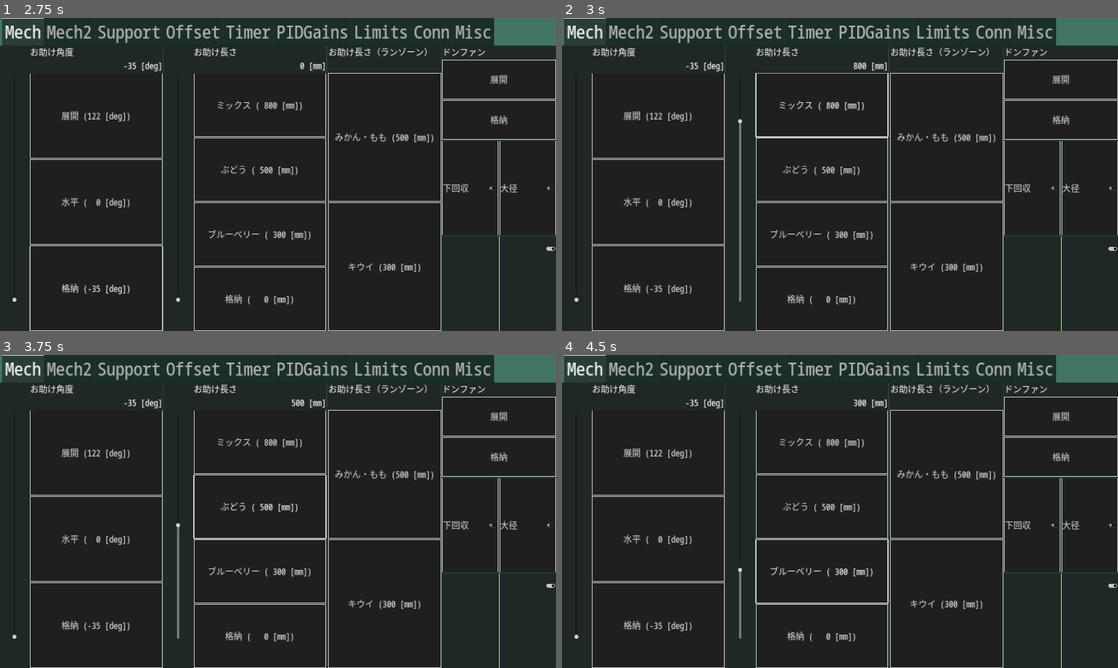
Above: before the commit, frames 1-4 (two rows, left to right).
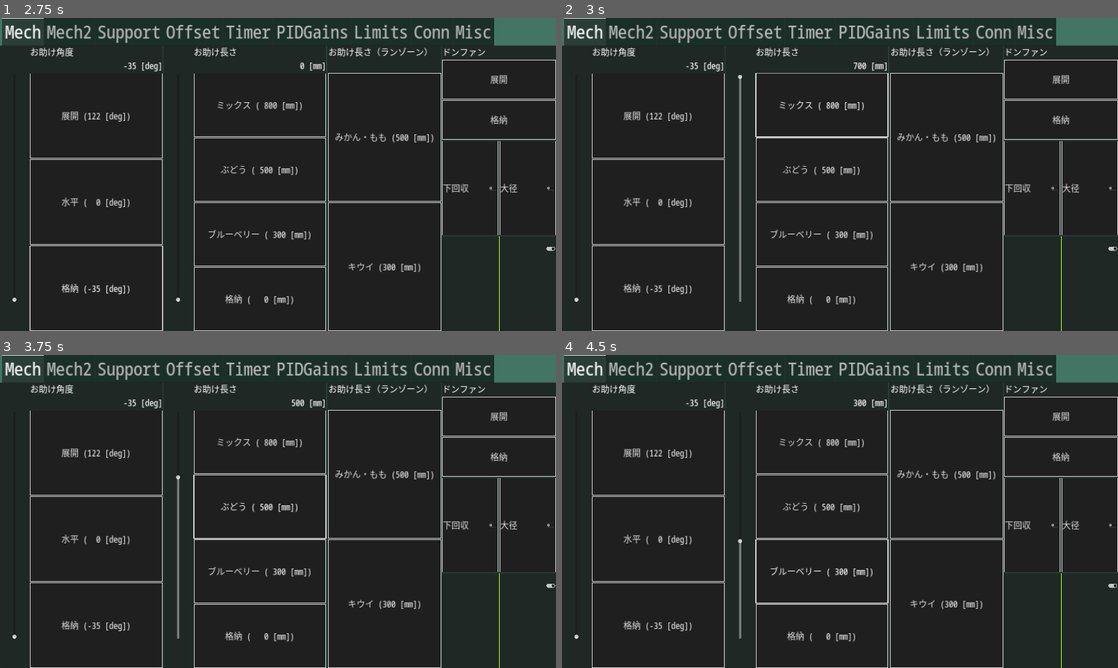
Above: after the commit, the same moments.

Repository: omuct-robotclub/nhk2023-team-a-controller
Game: Godot game, scene res://controls/controller.tscn
The game is run twice, just before and just after one commit, with the same random seed, the same clock (stepped at 60 frames per second) and the same inputs.
Inputs:
- Up to frame 1 (2.75 s): click "展開 (122 [deg])" at 0.5 s; click "水平 ( 0 [deg])" at 1.25 s; click "格納 (-35 [deg])" at 2 s
- Up to frame 2 (3 s): click "ミックス ( 800 [mm])" at 2.75 s
- Up to frame 3 (3.75 s): click "ぶどう ( 500 [mm])" at 3.5 s
- Up to frame 4 (4.5 s): click "ブルーベリー ( 300 [mm])" at 4.25 s

Frame 1 is identical in both runs. In frame 2, less than 0.1% of the frame differs, in the area x 31-54%, y 14-91%; in frame 3, less than 0.1%; in frame 4, less than 0.1%.

Commit message:
Update limits

Diff:
--- a/controls/controller.tscn
+++ b/controls/controller.tscn
@@ -57,10 +57,12 @@
 grow_horizontal = 2
 grow_vertical = 2
 theme_override_font_sizes/font_size = 62
+current_tab = 0
 
 [node name="Mech" type="HBoxContainer" parent="MarginContainer/MainController/TabContainer"]
 layout_mode = 2
 size_flags_vertical = 3
+metadata/_tab_index = 0
 
 [node name="ArmAngleController" type="Panel" parent="MarginContainer/MainController/TabContainer/Mech"]
 layout_mode = 2
@@ -103,7 +105,7 @@
 save_name = "arm_length"
 value_format = "%4.0f [mm]"
 button_name_format = "%s (%4.0f [mm])"
-max_value = 1000.0
+max_value = 700.0
 preset_names = Array[String](["ミックス", "ぶどう", "ブルーベリー", "格納"])
 preset_values = Array[float]([800.0, 500.0, 300.0, 0.0])
 
@@ -132,6 +134,7 @@
 
 [node name="Slider" parent="MarginContainer/MainController/TabContainer/Mech/ArmLengthControllerRunZone/Slider/MarginContainer" index="0"]
 visible = false
+max_value = 700.0
 
 [node name="VBoxContainer" type="VBoxContainer" parent="MarginContainer/MainController/TabContainer/Mech"]
 layout_mode = 2
@@ -229,6 +232,7 @@
 visible = false
 layout_mode = 2
 script = ExtResource("12_ck5th")
+metadata/_tab_index = 1
 
 [node name="HBoxContainer" type="HBoxContainer" parent="MarginContainer/MainController/TabContainer/Mech2"]
 layout_mode = 1
@@ -358,6 +362,7 @@
 visible = false
 layout_mode = 2
 script = ExtResource("4_yedj2")
+metadata/_tab_index = 2
 
 [node name="HBoxContainer" type="HBoxContainer" parent="MarginContainer/MainController/TabContainer/Support"]
 layout_mode = 1
@@ -384,7 +389,7 @@
 display_name = "ロジャー"
 save_name = "expander"
 button_name_format = "%s (%0.0f [mm])"
-max_value = 900.0
+max_value = 650.0
 preset_names = Array[String](["もも", "みかん", "キウイ", "格納"])
 preset_values = Array[float]([900.0, 700.0, 500.0, 0.0])
 
@@ -506,6 +511,7 @@
 layout_mode = 2
 size_flags_horizontal = 3
 size_flags_vertical = 3
+metadata/_tab_index = 3
 
 [node name="SteerController" parent="MarginContainer/MainController/TabContainer/Offset" instance=ExtResource("14_ljk4t")]
 layout_mode = 1
@@ -514,6 +520,7 @@
 visible = false
 layout_mode = 2
 script = ExtResource("4_taf0e")
+metadata/_tab_index = 4
 
 [node name="VBoxContainer" type="VBoxContainer" parent="MarginContainer/MainController/TabContainer/Timer"]
 layout_mode = 1
@@ -554,9 +561,12 @@
 [node name="PIDGains" type="TabContainer" parent="MarginContainer/MainController/TabContainer"]
 visible = false
 layout_mode = 2
+current_tab = 0
+metadata/_tab_index = 5
 
 [node name="WallTracer" type="Panel" parent="MarginContainer/MainController/TabContainer/PIDGains"]
 layout_mode = 2
+metadata/_tab_index = 0
 
 [node name="WallTracerGainController" parent="MarginContainer/MainController/TabContainer/PIDGains/WallTracer" instance=ExtResource("6_waxgt")]
 layout_mode = 1
@@ -578,6 +588,7 @@
 visible = false
 layout_mode = 2
 size_flags_horizontal = 3
+metadata/_tab_index = 1
 
 [node name="SteerGainController" parent="MarginContainer/MainController/TabContainer/PIDGains/Steer" instance=ExtResource("6_waxgt")]
 layout_mode = 1
@@ -595,6 +606,7 @@
 [node name="Drive" type="Panel" parent="MarginContainer/MainController/TabContainer/PIDGains"]
 visible = false
 layout_mode = 2
+metadata/_tab_index = 2
 
 [node name="DriveGainController" parent="MarginContainer/MainController/TabContainer/PIDGains/Drive" instance=ExtResource("6_waxgt")]
 layout_mode = 1
@@ -606,6 +618,7 @@
 [node name="ArmAngle" type="Panel" parent="MarginContainer/MainController/TabContainer/PIDGains"]
 visible = false
 layout_mode = 2
+metadata/_tab_index = 3
 
 [node name="ArmAngleGainController" parent="MarginContainer/MainController/TabContainer/PIDGains/ArmAngle" instance=ExtResource("6_waxgt")]
 layout_mode = 1
@@ -623,6 +636,7 @@
 [node name="ArmLength" type="Panel" parent="MarginContainer/MainController/TabContainer/PIDGains"]
 visible = false
 layout_mode = 2
+metadata/_tab_index = 4
 
 [node name="ArmLengthGainController" parent="MarginContainer/MainController/TabContainer/PIDGains/ArmLength" instance=ExtResource("6_waxgt")]
 layout_mode = 1
@@ -643,6 +657,7 @@
 [node name="Expander" type="Panel" parent="MarginContainer/MainController/TabContainer/PIDGains"]
 visible = false
 layout_mode = 2
+metadata/_tab_index = 5
 
 [node name="ExpanderGainController" parent="MarginContainer/MainController/TabContainer/PIDGains/Expander" instance=ExtResource("6_waxgt")]
 layout_mode = 1
@@ -661,6 +676,7 @@
 visible = false
 layout_mode = 2
 script = ExtResource("4_lqmxo")
+metadata/_tab_index = 6
 
 [node name="MarginContainer" type="MarginContainer" parent="MarginContainer/MainController/TabContainer/Limits"]
 layout_mode = 1
@@ -700,6 +716,7 @@
 [node name="Conn" type="Panel" parent="MarginContainer/MainController/TabContainer"]
 visible = false
 layout_mode = 2
+metadata/_tab_index = 7
 
 [node name="ConnectionIndicator" parent="MarginContainer/MainController/TabContainer/Conn" instance=ExtResource("5_2ccwf")]
 layout_mode = 1
@@ -707,6 +724,7 @@
 [node name="Misc" type="Panel" parent="MarginContainer/MainController/TabContainer"]
 visible = false
 layout_mode = 2
+metadata/_tab_index = 8
 
 [node name="VBoxContainer" type="VBoxContainer" parent="MarginContainer/MainController/TabContainer/Misc"]
 layout_mode = 1
--- a/project.godot
+++ b/project.godot
@@ -12,7 +12,7 @@
 
 config/name="robocon"
 run/main_scene="res://controls/controller.tscn"
-config/features=PackedStringArray("4.2", "Forward Plus")
+config/features=PackedStringArray("4.3", "Forward Plus")
 config/icon="res://karasu.png"
 
 [autoload]
@@ -38,57 +38,57 @@
 
 ui_select={
 "deadzone": 0.5,
-"events": [Object(InputEventKey,"resource_local_to_scene":fa …(170 unchanged characters)… _keycode":0,"key_label":0,"unicode":32,"echo":false,"script":null)
+"events": [Object(InputEventKey,"resource_local_to_scene":fa …(170 unchanged characters)… _keycode":0,"key_label":0,"unicode":32,"location":0,"echo":false,"script":null)
 ]
 }
 ui_left={
 "deadzone": 0.5,
-"events": [Object(InputEventKey,"resource_local_to_scene":fa …(174 unchanged characters)… l_keycode":0,"key_label":0,"unicode":0,"echo":false,"script":null)
+"events": [Object(InputEventKey,"resource_local_to_scene":fa …(174 unchanged characters)… l_keycode":0,"key_label":0,"unicode":0,"location":0,"echo":false,"script":null)
 ]
 }
 ui_right={
 "deadzone": 0.5,
-"events": [Object(InputEventKey,"resource_local_to_scene":fa …(174 unchanged characters)… l_keycode":0,"key_label":0,"unicode":0,"echo":false,"script":null)
+"events": [Object(InputEventKey,"resource_local_to_scene":fa …(174 unchanged characters)… l_keycode":0,"key_label":0,"unicode":0,"location":0,"echo":false,"script":null)
 ]
 }
 ui_up={
 "deadzone": 0.5,
-"events": [Object(InputEventKey,"resource_local_to_scene":fa …(174 unchanged characters)… l_keycode":0,"key_label":0,"unicode":0,"echo":false,"script":null)
+"events": [Object(InputEventKey,"resource_local_to_scene":fa …(174 unchanged characters)… l_keycode":0,"key_label":0,"unicode":0,"location":0,"echo":false,"script":null)
 ]
 }
 ui_down={
 "deadzone": 0.5,
-"events": [Object(InputEventKey,"resource_local_to_scene":fa …(174 unchanged characters)… l_keycode":0,"key_label":0,"unicode":0,"echo":false,"script":null)
+"events": [Object(InputEventKey,"resource_local_to_scene":fa …(174 unchanged characters)… l_keycode":0,"key_label":0,"unicode":0,"location":0,"echo":false,"script":null)
 ]
 }
 move_forward={
 "deadzone": 0.0,
-"events": [Object(InputEventKey,"resource_local_to_scene":fa …(172 unchanged characters)… eycode":87,"key_label":0,"unicode":119,"echo":false,"script":null)
+"events": [Object(InputEventKey,"resource_local_to_scene":fa …(172 unchanged characters)… eycode":87,"key_label":0,"unicode":119,"location":0,"echo":false,"script":null)
 ]
 }
 move_backward={
 "deadzone": 0.0,
-"events": [Object(InputEventKey,"resource_local_to_scene":fa …(172 unchanged characters)… eycode":83,"key_label":0,"unicode":115,"echo":false,"script":null)
+"events": [Object(InputEventKey,"resource_local_to_scene":fa …(172 unchanged characters)… eycode":83,"key_label":0,"unicode":115,"location":0,"echo":false,"script":null)
 ]
 }
 move_left={
 "deadzone": 0.0,
-"events": [Object(InputEventKey,"resource_local_to_scene":fa …(171 unchanged characters)… keycode":65,"key_label":0,"unicode":97,"echo":false,"script":null)
+"events": [Object(InputEventKey,"resource_local_to_scene":fa …(171 unchanged characters)… keycode":65,"key_label":0,"unicode":97,"location":0,"echo":false,"script":null)
 ]
 }
 move_right={
 "deadzone": 0.0,
-"events": [Object(InputEventKey,"resource_local_to_scene":fa …(172 unchanged characters)… eycode":68,"key_label":0,"unicode":100,"echo":false,"script":null)
+"events": [Object(InputEventKey,"resource_local_to_scene":fa …(172 unchanged characters)… eycode":68,"key_label":0,"unicode":100,"location":0,"echo":false,"script":null)
 ]
 }
 turn_left={
 "deadzone": 0.0,
-"events": [Object(InputEventKey,"resource_local_to_scene":fa …(172 unchanged characters)… eycode":81,"key_label":0,"unicode":113,"echo":false,"script":null)
+"events": [Object(InputEventKey,"resource_local_to_scene":fa …(172 unchanged characters)… eycode":81,"key_label":0,"unicode":113,"location":0,"echo":false,"script":null)
 ]
 }
 turn_right={
 "deadzone": 0.0,
-"events": [Object(InputEventKey,"resource_local_to_scene":fa …(172 unchanged characters)… eycode":69,"key_label":0,"unicode":101,"echo":false,"script":null)
+"events": [Object(InputEventKey,"resource_local_to_scene":fa …(172 unchanged characters)… eycode":69,"key_label":0,"unicode":101,"location":0,"echo":false,"script":null)
 ]
 }
 
--- a/scripts/arm_length_controller.gd
+++ b/scripts/arm_length_controller.gd
@@ -3,11 +3,11 @@
 @onready var slider: SliderWithPresetButtons = $Slider
 
 func _ready() -> void:
-    slider.submitted.connect(
-        func():
-            RobotInterface.set_arm_length(slider.slider.value / 1000)
-    )
-    RobotInterface.arm_length_changed.connect(
-        func():
-            slider.slider.value = RobotInterface.arm_length * 1000
-    )
+	slider.submitted.connect(
+		func():
+			RobotInterface.set_arm_length(slider.slider.value / 1000)
+	)
+	RobotInterface.arm_length_changed.connect(
+		func():
+			slider.slider.value = RobotInterface.arm_length * 1000
+	)
--- a/scripts/robot_controller.gd
+++ b/scripts/robot_controller.gd
@@ -104,7 +104,7 @@
 					RobotInterface.arm_length -= 0.25 * dt
 				else:
 					RobotInterface.arm_length += 0.25 * dt
-				RobotInterface.set_arm_length(clampf(RobotInterface.arm_length, 0.0, 1.0))
+				RobotInterface.set_arm_length(clampf(RobotInterface.arm_length, RobotInterface.ARM_LENGTH_MIN, RobotInterface.ARM_LENGTH_MAX))
 
 			if Input.is_joy_button_pressed(device, JOY_BUTTON_B):
 				if reverse:
@@ -199,7 +199,7 @@
 			[JOY_BUTTON_Y, false, true]: arm_length_slider.buttons.get_child(0).normal_pressed.emit()
 			[JOY_BUTTON_B, false, true]: arm_length_slider.buttons.get_child(1).normal_pressed.emit()
 			[JOY_BUTTON_A, false, true]: arm_length_slider.buttons.get_child(2).normal_pressed.emit()
-			[JOY_BUTTON_X, false, true]: RobotInterface.set_arm_length(0.0)
+			[JOY_BUTTON_X, false, true]: RobotInterface.set_arm_length(RobotInterface.ARM_LENGTH_MIN)
 
 			[JOY_BUTTON_RIGHT_STICK, _, _]: RobotInterface.set_enable_wall_tracking(not RobotInterface.enable_wall_tracking)
 			[JOY_BUTTON_MISC1, _, _]: RobotInterface.set_enable_wall_tracking(not RobotInterface.enable_wall_tracking)
--- a/scripts/robot_interface.gd
+++ b/scripts/robot_interface.gd
@@ -15,6 +15,10 @@
 
 const ARM_ANGLE_MIN := deg_to_rad(-35.0)
 const ARM_ANGLE_MAX := deg_to_rad(125.0)
+const ARM_LENGTH_MIN := 0
+const ARM_LENGTH_MAX := 0.7
+const EXPANDER_LENGTH_MIN := 0
+const EXPANDER_LENGTH_MAX := 0.65
 
 var cmd_vel_publisher_enabled := true
 var cmd_vel_frame := "base_footprint"
@@ -191,39 +195,39 @@
 func expand_all() -> void:
 	if _working: return
 	_working = true
-	RobotInterface.set_donfan_cmd(1)
-	await get_tree().create_timer(1.0).timeout
-	RobotInterface.set_expander_length(0.9)
-	RobotInterface.set_arm_angle(deg_to_rad(34))
+	set_donfan_cmd(1)
+	await get_tree().create_timer(1.0).timeout
+	set_expander_length(EXPANDER_LENGTH_MAX)
+	set_arm_angle(deg_to_rad(34))
 	await get_tree().create_timer(1.0).timeout
 	_working = false
 
 func expand_chiku() -> void:
 	if _working: return
 	_working = true
-	RobotInterface.set_donfan_cmd(1)
-	await get_tree().create_timer(1.0).timeout
-	RobotInterface.set_expander_length(0.9)
-	RobotInterface.set_arm_angle(deg_to_rad(90))
+	set_donfan_cmd(1)
+	await get_tree().create_timer(1.0).timeout
+	set_expander_length(EXPANDER_LENGTH_MAX)
+	set_arm_angle(deg_to_rad(90))
 	await get_tree().create_timer(1.0).timeout
 	_working = false
 
 func expand_runzone() -> void:
 	if _working: return
 	_working = true
-	RobotInterface.set_donfan_cmd(1)
-	await get_tree().create_timer(1.0).timeout
-	RobotInterface.set_expander_length(0.3)
-	RobotInterface.set_arm_angle(deg_to_rad(90))
+	set_donfan_cmd(1)
+	await get_tree().create_timer(1.0).timeout
+	set_expander_length(0.3)
+	set_arm_angle(deg_to_rad(90))
 	await get_tree().create_timer(1.0).timeout
 	_working = false
 
 func retract_all() -> void:
 	if _working: return
 	_working = true
-	RobotInterface.set_arm_angle(RobotInterface.ARM_ANGLE_MIN)
-	RobotInterface.set_arm_length(0.0)
-	RobotInterface.set_expander_length(0.0)
+	set_arm_angle(ARM_ANGLE_MIN)
+	set_arm_length(ARM_LENGTH_MIN)
+	set_expander_length(EXPANDER_LENGTH_MIN)
 	await get_tree().create_timer(3.5).timeout
-	RobotInterface.set_donfan_cmd(-1)
-	_working = false
+	set_donfan_cmd(-1)
+	_working = false
Not shown, changed: fonts/NotoSansMono_ExtraCondensed-Medium.ttf.import
